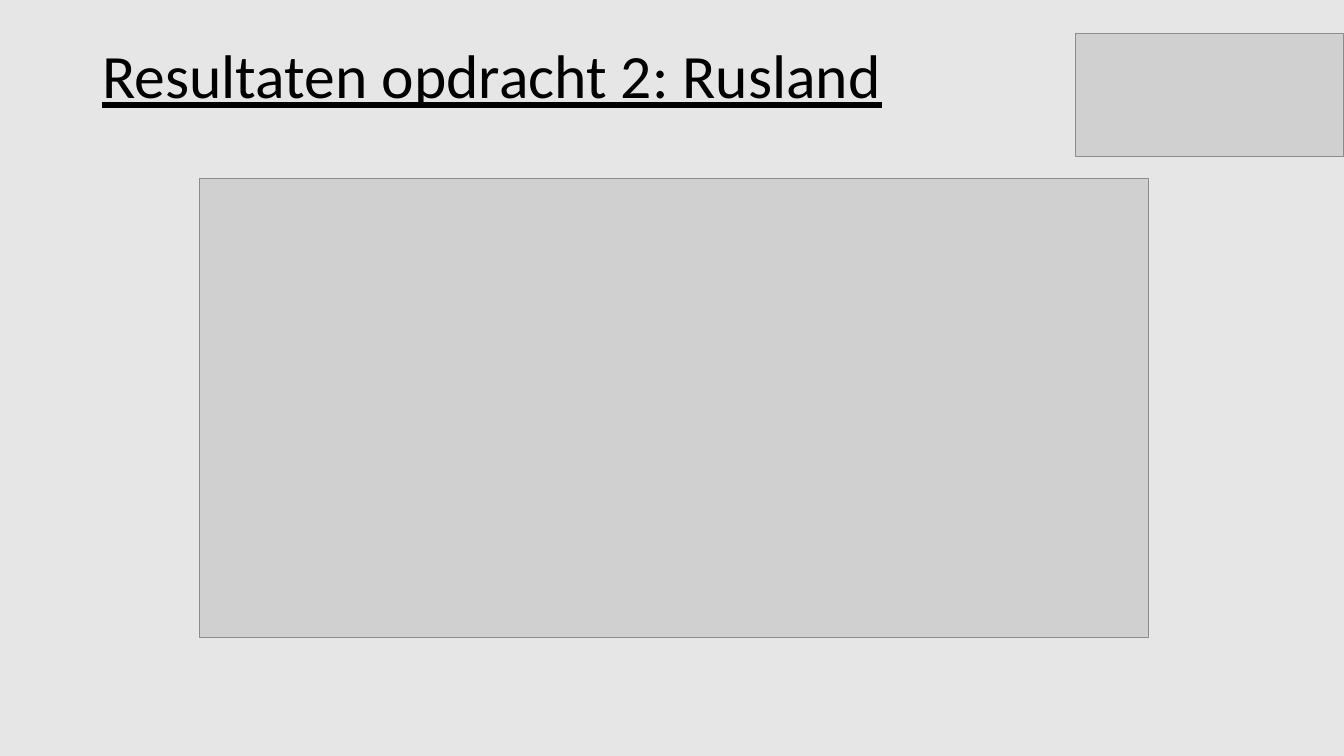
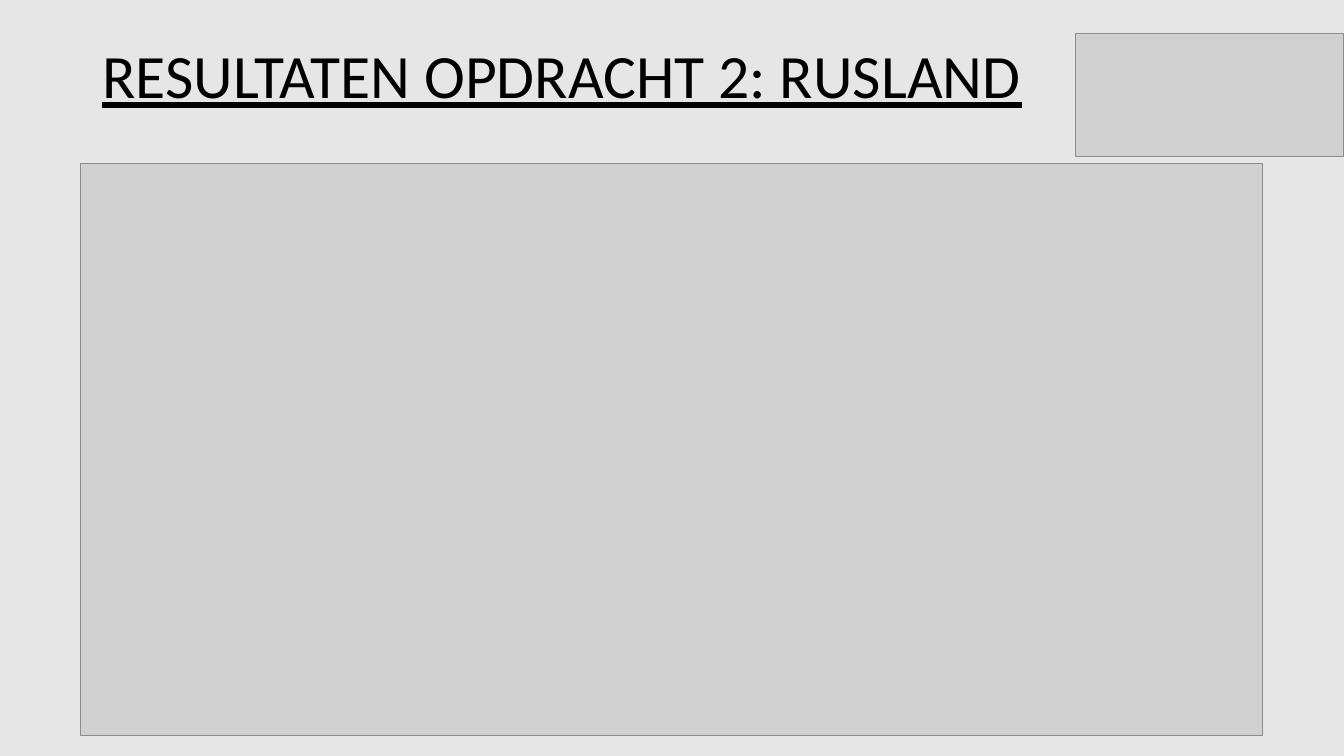
Before and after one commit to Tomttaw/Radio-Russia, a slide deck: slide 10 of eindpresentatie.pptx. Drawn at 1344x756 pixels with LibreOffice and Linux fonts; fonts in the diff are those of the drawing; grey boxes stand for pictures. Boxes give left, top, right and bottom in pixels: in the first picture for what was removed or moved away, otherwise in the second. Text is boxed around its words. In the diff, an @@ line names an element or a change of style, - is before the commit and + after.

```diff
--- a/eindpresentatie.pptx
+++ b/eindpresentatie.pptx
@@ title at <box>102,58,1020,108</box>: text changed @@
-Resultaten opdracht 2: Rusland
+RESULTATEN OPDRACHT 2: RUSLAND
@@ picture: place and size @@
-picture at <box>200,178,1148,637</box>
+picture at <box>81,163,1263,736</box>
```
Also in this commit, not shown: 3 other slides changed.
